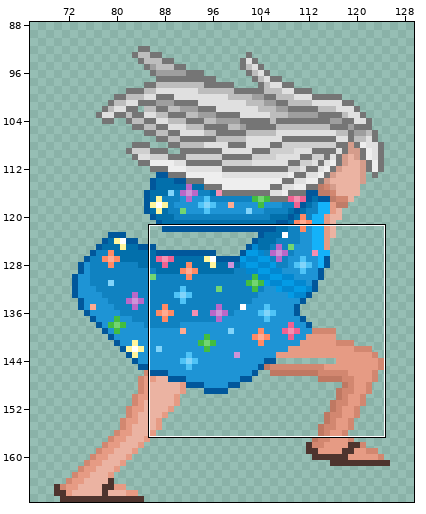
File history of a pixel-art file, Zephyr/Zephyr/Assets/DeadRevolver/PixelPrototypePlayerSprites/Art/Aseprite/PlayerBaseAnimations.aseprite. Above, an overview of the earlier version with the close-up marked.
Close-up. First the earlier version:
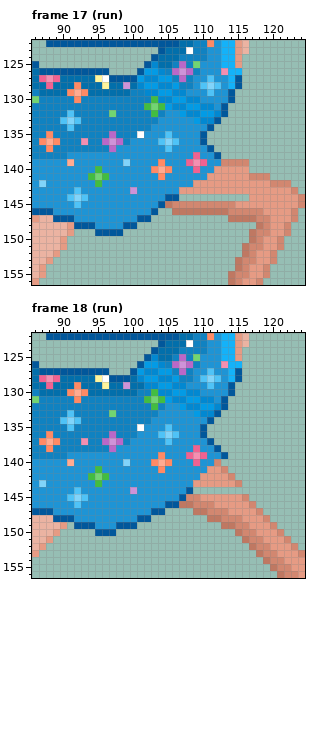
192x168 pixels, 230 frames. Shown: frame 17 (run): x 86..124, y 122..156; frame 18 (run): x 86..124, y 122..156. The wide view leaves out empty margins. The commit also changed other frames or places, which this record leaves out.
Now the later version:
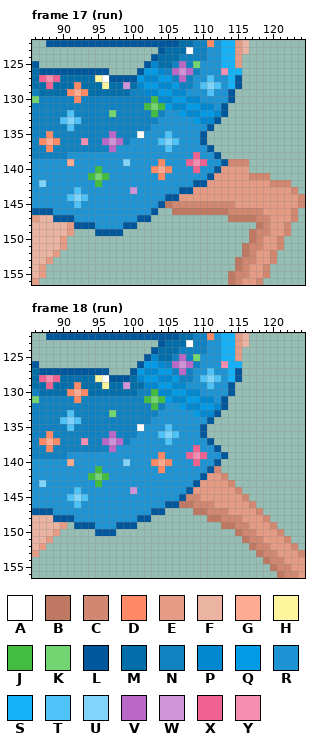
Palette (. is transparent): A #ffffff  B #bf7862  C #d28770  D #ff8a65  E #e69b84  F #ebb3a2  G #ffab91  H #fff59d  J #42bd41  K #72d572  L #01579b  M #026fab  N #1082c1  P #0288d1  Q #039be5  R #1e94d5  S #14b2f9  T #4fc3f7  U #81d4fa  V #ba68c8  W #ce93d8  X #f06292  Y #f48fb1
Changes in this commit:
--- frame 17 (run), layer "body"
@@ x 105..118 @@
 138 RRRRXRRL......
-139 RRRXYXRRCCCC..
-140 DRRRXRREEEEE..
-141 RRRRRREEEEEECC
-142 RRRREEEEEEEEEE
-143 RREEEEEEEEEEEE
-144 LL..........EE
+139 RRRXYXRRLCCC..
+140 DRRRXRRLEEEE..
+141 RRRRRRLEEEEECC
+142 RRRRLLEEEEEEEE
+143 RRLLEEEEEEEEEE
+144 LLEEEEEEEEEEEE
 145 BCCCCCCCCCEEEE
--- frame 18 (run), layer "body"
@@ x 107..117 @@
 139 RXYXRRL....
-140 RRXRRC.....
-141 RRRREEC....
-142 RRREEEEC...
-143 RREEEEEEC..
-144 RL.........
+140 RRXRRL.....
+141 RRRRLC.....
+142 RRRLEEC....
+143 RRLEEEEC...
+144 RLEEEEEEC..
 145 LCCEEEEEEC.
Boxes around the changes in both close-ups, in picture pixels (x1, y1, x2, y2):
changed: (179, 159, 249, 201)
changed: (193, 459, 242, 494)
